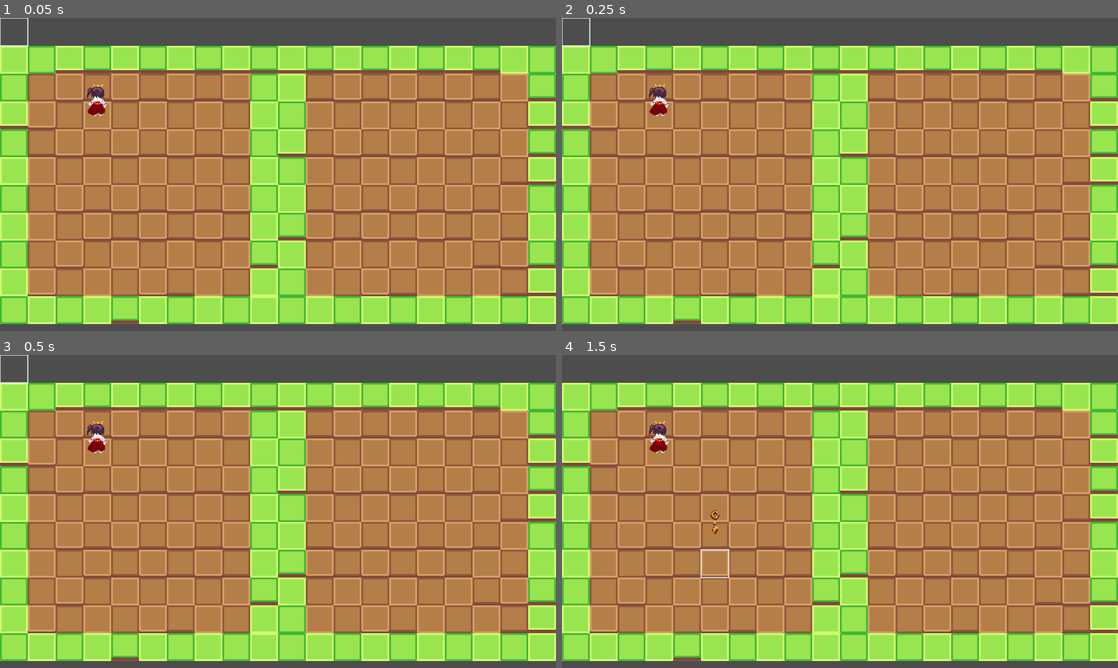
Above: before the commit, frames 1-4 (two rows, left to right).
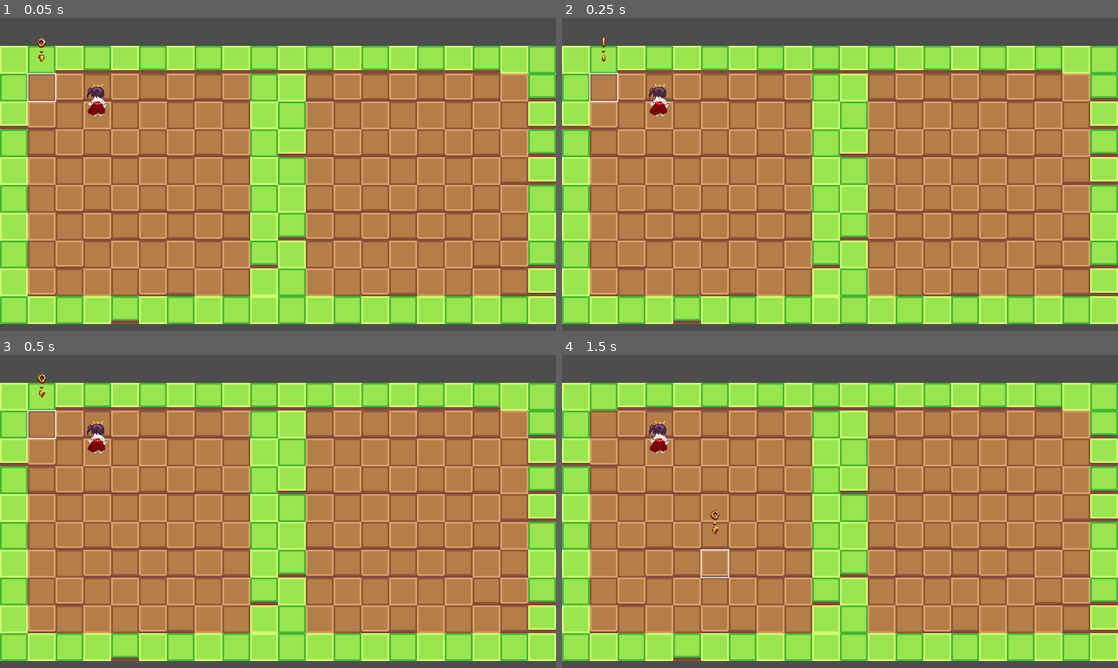
Above: after the commit, the same moments.

Repository: ACristoff/godotwild75
Game: Godot game, scene res://Game/game_manager.tscn
The game is run twice, just before and just after one commit, with the same random seed, the same clock (stepped at 60 frames per second) and the same inputs.
Inputs (mouse positions are in pixels of both pictures, inside the frame that each line leads up to):
- Up to frame 1 (0.05 s): no input
- Up to frame 2 (0.25 s): no input
- Up to frame 3 (0.5 s): no input
- Up to frame 4 (1.5 s): tap Enter (ui_accept) at 0.5, 0.77, 1.25 s; move the mouse to (962, 495) at 0.52 s; press the mouse at (962, 495) at 0.53 s; hold Right (ui_right) 0.53-1.28 s; move the mouse to (728, 527) at 1.27 s; release the mouse at (728, 527) at 1.28 s; hold Down (ui_down) from 1.28 s (still down); click (728, 527) at 1.35 s

The runs differ from the first frame. In frame 1, 0.2% of the frame differs, in the area x 0-11%, y 0-27%; in frame 2, 0.2%; in frame 3, 0.2%; in frame 4, nothing differs.

Commit message:
grid offset wip

Diff:
--- a/Game/Data/grid.gd
+++ b/Game/Data/grid.gd
@@ -9,8 +9,6 @@
 @export var size := Vector2(20, 20)
 ## The size of a cell in pixels.
 @export var cell_size := Vector2(64, 64)
-#This could be calculated as tiles but whatever for now
-var offset_to_origin = Vector2(64, 128)
 
 ## Half of ``cell_size``
 var _half_cell_size = cell_size / 2
@@ -22,30 +20,28 @@
 
 ## Returns the position of a cell's center in pixels.
 func calculate_map_position(grid_position: Vector2) -> Vector2:
-	#var new_grid_position = grid_position + Vector2(-1, -2)
-	#prints(grid_position, new_grid_position)
-	return grid_position * cell_size + _half_cell_size
+	#prints((grid_position * cell_size + _half_cell_size) + Vector2(128, 64))
+	#return grid_position * cell_size + _half_cell_size
+	return (grid_position * cell_size + _half_cell_size) + Vector2(64, 128)
 
 
 ## Returns the coordinates of the cell on the grid given a position on the map.
 func calculate_grid_coordinates(map_position: Vector2) -> Vector2:
-	#var new_map_position = map_position + offset_to_origin
-	prints('map pos', map_position, (map_position / cell_size).floor())
-	return (map_position / cell_size).floor()
+	prints(map_position, (map_position / cell_size).floor() + Vector2(-1, -2))
+	return (map_position / cell_size).floor() + Vector2(-1,-2)
 
 
 ## Returns true if the `cell_coordinates` are within the grid.
 func is_within_bounds(cell_coordinates: Vector2) -> bool:
 	var out := cell_coordinates.x >= 0 and cell_coordinates.x < size.x
+	#print(out and cell_coordinates.y >= 0 and cell_coordinates.y < size.y)
 	return out and cell_coordinates.y >= 0 and cell_coordinates.y < size.y
 
 
 ## Makes the `grid_position` fit within the grid's bounds.
 func grid_clamp(grid_position: Vector2) -> Vector2:
 	var out := grid_position
-	#out.x = clamp(out.x, 0, size.x - 1.0)
-	#out.y = clamp(out.y, 0, size.y - 1.0)
-	out.x = clamp(out.x, 1, size.x)
-	out.y = clamp(out.y, 2, size.y + 1)
-	print(out)
+	out.x = clamp(out.x, 0, size.x - 1.0)
+	out.y = clamp(out.y, 0, size.y - 1.0)
+	#print(grid_position, out)
 	return out
